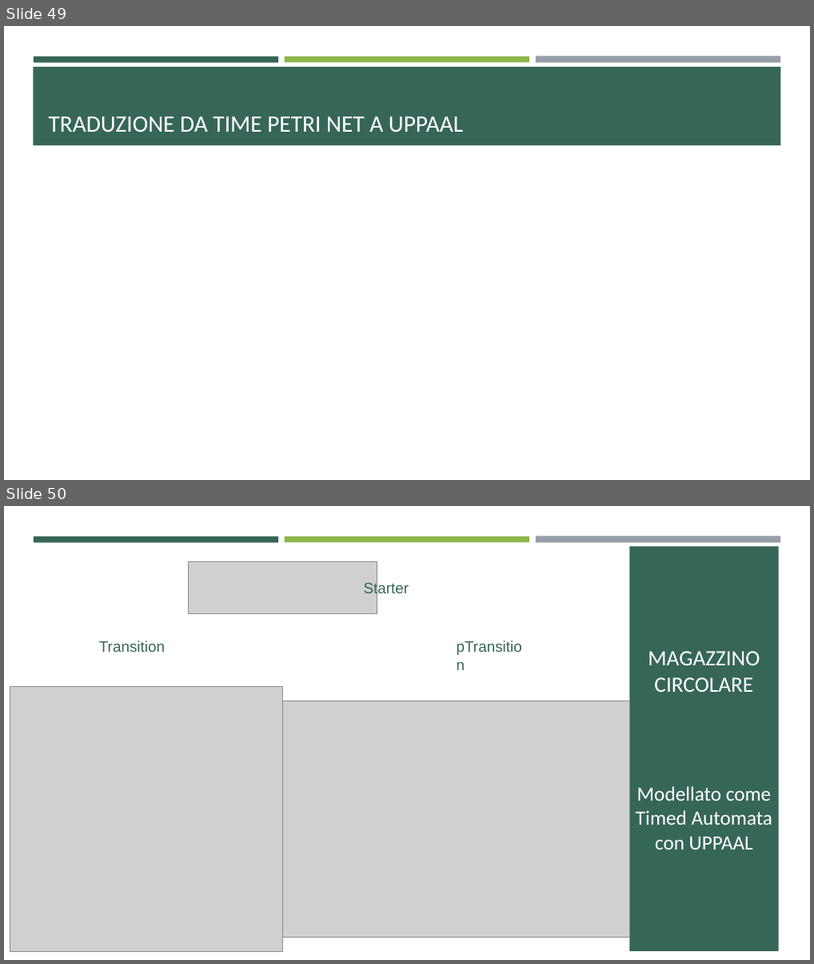
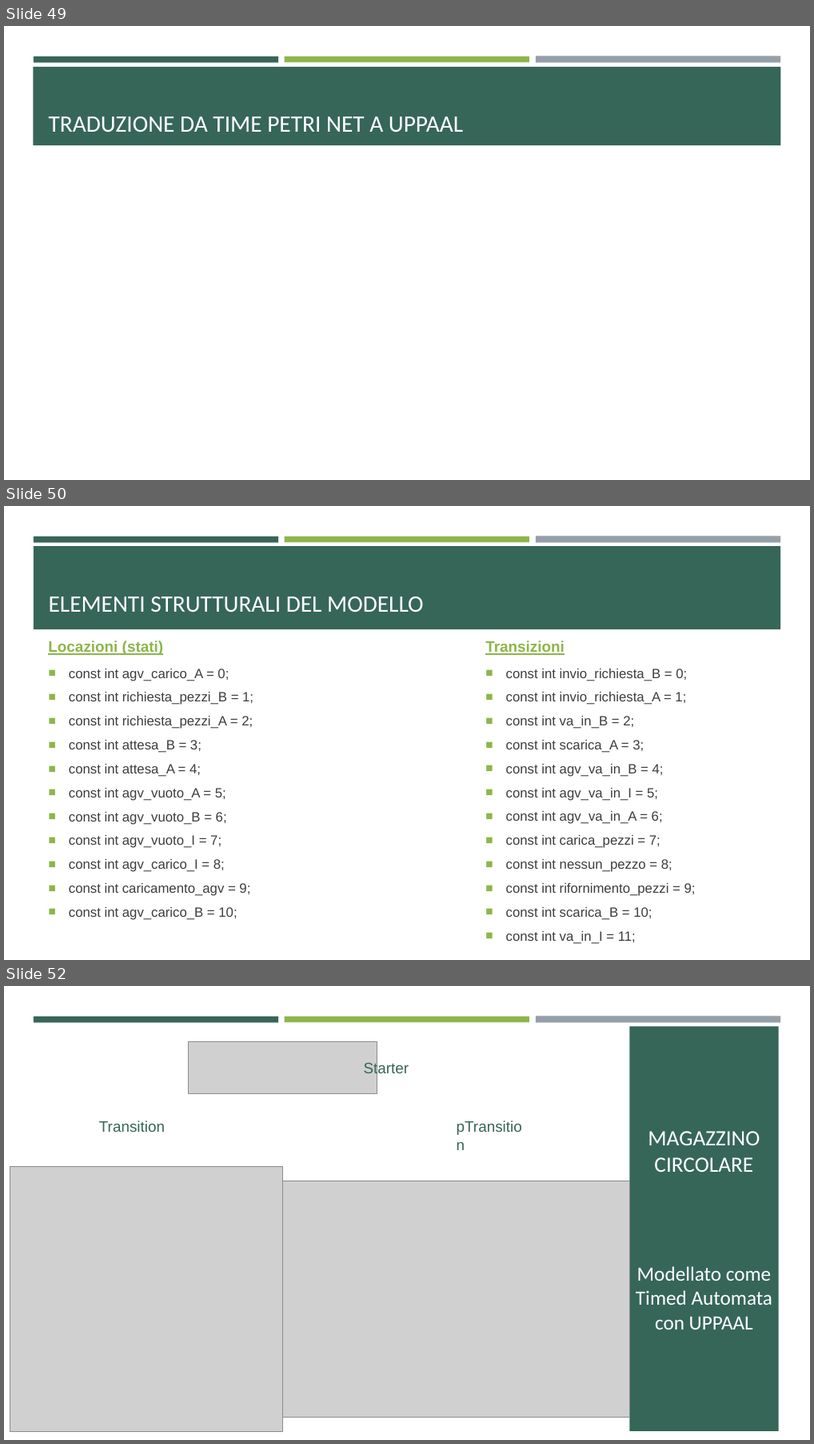
Before and after one commit to ivochan/RecirculatingPalletWarehouse, a slide deck: Reti di Petri.pptx. Shown one above the other, each under a label of ours: slides 49 and 50 before the commit, slides 49, 50 and 52 after it; the slides between them are not shown. The pictures are 814x964 and 814x1444 pixels, drawn with LibreOffice and Linux fonts; fonts in the diff are those of the drawing; grey boxes stand for pictures. Boxes give left, top, right and bottom in pixels: in the first picture for what was removed or moved away, otherwise in the second. Text is boxed around its words. In the diff, an @@ line names an element or a change of style, - is before the commit and + after.

```diff
--- a/Reti di Petri.pptx
+++ b/Reti di Petri.pptx
@@ slide 50 added at <box>4,506,810,960</box>, background #FFFFFF; not listed: 3 template elements that a slide beside it also shows @@
@@ rectangle added at <box>34,546,782,629</box>, fill #366658 @@
@@ title added at <box>49,596,423,612</box>, 28 pt, text #FFFFFF @@
+ELEMENTI STRUTTURALI DEL MODELLO
@@ text added at <box>48,640,163,655</box>, 18 pt, text #8CB64A, bold, underline @@
+Locazioni (stati)
@@ text added at <box>486,640,565,655</box>, 18 pt, text #8CB64A, bold, underline @@
+Transizioni
@@ text added at <box>69,668,254,920</box>, 16 pt, text #3D3D3D @@
+■ const int agv_carico_A = 0;
+■ const int richiesta_pezzi_B = 1;
+■ const int richiesta_pezzi_A = 2;
+■ const int attesa_B = 3;
+■ const int attesa_A = 4;
+■ const int agv_vuoto_A = 5;
+■ const int agv_vuoto_B = 6;
+■ const int agv_vuoto_I = 7;
+■ const int agv_carico_I = 8;
+■ const int caricamento_agv = 9;
+■ const int agv_carico_B = 10;
@@ text added at <box>506,668,696,944</box>, 16 pt, text #3D3D3D @@
+■ const int invio_richiesta_B = 0;
+■ const int invio_richiesta_A = 1;
+■ const int va_in_B = 2;
+■ const int scarica_A = 3;
+■ const int agv_va_in_B = 4;
+■ const int agv_va_in_I = 5;
+■ const int agv_va_in_A = 6;
+■ const int carica_pezzi = 7;
+■ const int nessun_pezzo = 8;
+■ const int rifornimento_pezzi = 9;
+■ const int scarica_B = 10;
+■ const int va_in_I = 11;
@@ what was slide 50 is now slide 52 @@
```
Also in this commit, not shown: 2 other slides added, 3 other files.
